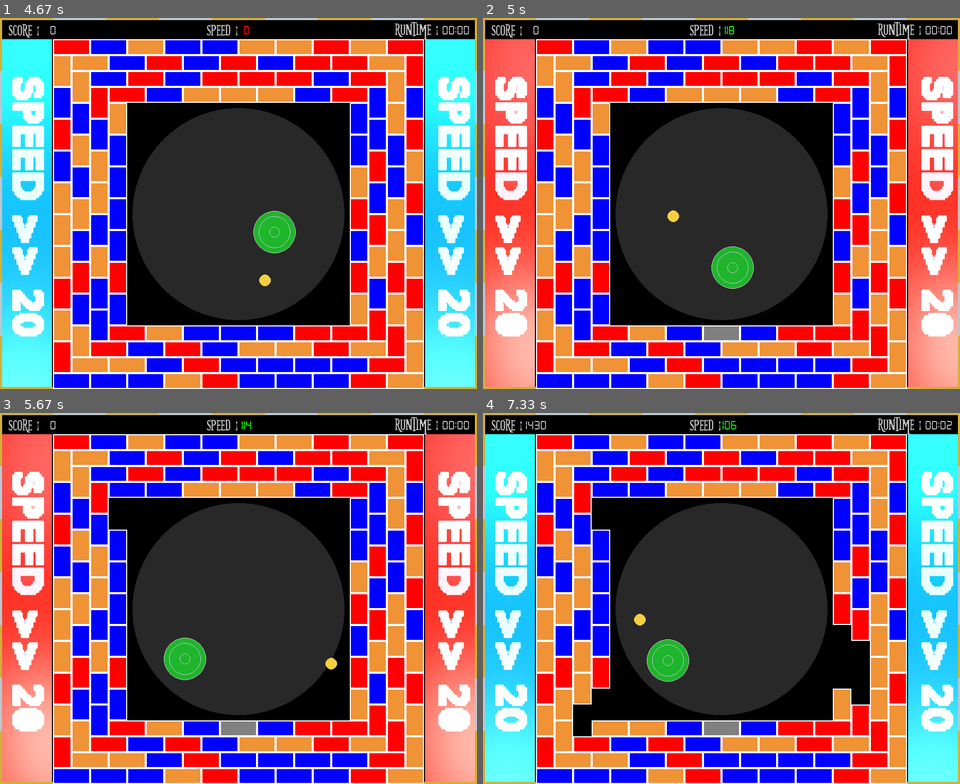
Above: before the commit, frames 1-4 (two rows, left to right).
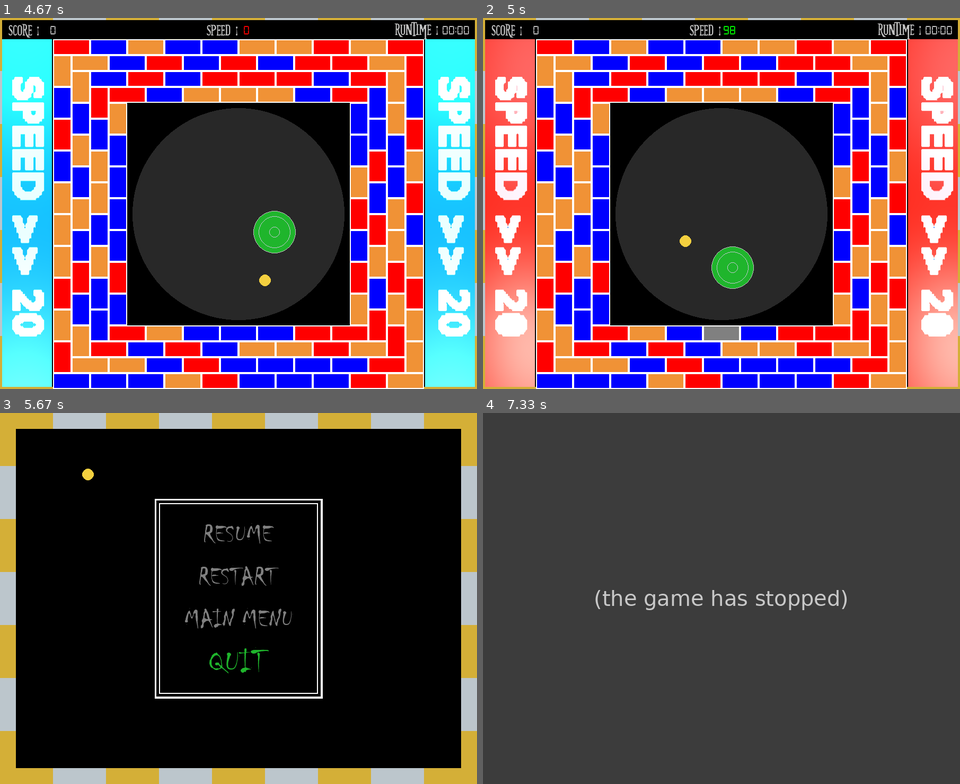
Above: after the commit, the same moments.

Repository: thealphadollar/brkout
Game: pygame game, started from main.py
The game is run twice, just before and just after one commit, with the same random seed, the same clock (stepped at 60 frames per second) and the same inputs.
Inputs:
- Up to frame 1 (4.67 s): tap Enter at 0.33 s; hold Right 0.67-1.13 s; hold Up 1.17-1.47 s; hold Right 1.5-1.97 s; hold Left 2-2.53 s; hold Down 2.57-2.87 s; hold Left 2.9-3.3 s; hold Up 3.33-3.7 s; hold Right 3.73-4.37 s; hold Down from 4.4 s (still down)
- Up to frame 2 (5 s): release Down at 4.77 s; hold Left from 4.8 s (still down)
- Up to frame 3 (5.67 s): release Left at 5.27 s; tap Space at 5.3 s; hold Up from 5.63 s (still down)
- Up to frame 4 (7.33 s): release Up at 5.93 s; hold Down 5.97-6.27 s; tap Enter at 6.3 s

Frame 1 is identical in both runs. In frame 2, 0.2% of the frame differs, in the area x 38-53%, y 2-62%; in frame 3, 89%, in the area x 0-100%, y 0-100%; in frame 4, 82%.
After the commit the program exited at 6.98 s; later frames show no game.

Commit message:
pause_screen add (#14) update credits screen
* Add pause screen
* Update game constants

Diff:
--- a/constants.py
+++ b/constants.py
@@ -37,7 +37,7 @@
 ball_radius = 11
 menu_ball_speed = 15
 main_ball_speed = 0
-MAX_BALL_SPEED = 12
+MAX_BALL_SPEED = 10
 ball_mass = 5
 friction = .005
 
@@ -51,6 +51,8 @@
 credits_name = pygame.font.Font(os.path.join(assets_directory, 'Halo3.ttf'), 55)
 main_screen_text = pygame.font.Font(os.path.join(assets_directory, 'FutureTimeSplittersupdate.otf'), 36)
 main_screen_number = pygame.font.Font(os.path.join(assets_directory, 'digital-7.ttf'), 25)
+pause_text = pygame.font.Font(os.path.join(assets_directory, 'chiller.ttf'), 50)
+pause_text_s = pygame.font.Font(os.path.join(assets_directory, 'chiller.ttf'), 65)
 
 # music files
 
@@ -84,3 +86,5 @@
 striker_colors = [green, red, magenta, blue]
 brick_colors = [pure_red, credit_orange, pure_blue]
 color_option_palette = [[green, light_green], [red, light_red], [magenta, light_magenta], [blue, light_blue]]
+pause_col = grey
+pause_sel_col = green
--- a/global_objects.py
+++ b/global_objects.py
@@ -67,6 +67,23 @@
                 self.angle = math.pi - self.angle
             elif (self.y > scr_height/2 + 40 - self.radius) and (self.y < scr_height/2 + 40 - self.radius + 15):
                 self.y = scr_height/2 + 40 - self.radius
+                self.angle = math.pi - self.angle
+
+    def check_collide_options(self):
+        if (self.y < scr_height/2 + 188 + self.radius) and (self.y > scr_height/2 -188 - self.radius):
+            if (self.x < scr_width/2 + 158 + self.radius) and (self.x > scr_width/2 + 158 + self.radius - 15):
+                self.x = scr_width/2 + 158 + self.radius
+                self.angle = -self.angle
+            elif (self.x > scr_width/2 - 158 - self.radius) and (self.x < scr_width/2 - 158 - self.radius + 15):
+                self.x = scr_width/2 - 158 - self.radius
+                self.angle = -self.angle
+
+        if (self.x < scr_width/2 + 158 + self.radius) and (self.x > scr_width/2 - 158 - self.radius):
+            if (self.y < scr_height/2 + 188 + self.radius) and (self.y > scr_height/2 + 188 + self.radius - 15):
+                self.y = scr_height/2 + 188 + self.radius
+                self.angle = math.pi - self.angle
+            elif (self.y > scr_height/2 - 188 - self.radius) and (self.y < scr_height/2 -188 - self.radius + 15):
+                self.y = scr_height/2 -188 - self.radius
                 self.angle = math.pi - self.angle
 
     # checks collision with game boundary
@@ -300,6 +317,8 @@
         return did_collide
 
     def update(self,speed):
+        if speed <= 3:
+            return 0
         self.brick_value -= 1
         if self.brick_value == 0:
             self.kill()
--- a/main.py
+++ b/main.py
@@ -3,6 +3,7 @@
 from global_funcs import *
 from global_objects import *
 from constants import *
+from pause_screen import *
 import os
 
 # function to initialise pygame
@@ -11,7 +12,7 @@
 def init():
 
     global screen, clock, flip_image, score, seconds_first, seconds_second, minutes_first, minutes_second, \
-        count_to_seconds, ball, striker, time_count, score_time, hit_count, brick_point
+        count_to_seconds, ball, striker, time_count, score_time, hit_count, brick_point, choice, bricks
 
     hit_count = 0  # stores number of bricks hit
     brick_point = 0  # stores the score accumulated by hitting brick
@@ -24,6 +25,7 @@
     count_to_seconds = 0
     score = 0
     flip_image = 0
+    choice = 0 # for the pause option
 
     # initialising sound system
     pygame.mixer.pre_init(44100, -16, 2, 2048)
@@ -39,8 +41,12 @@
     # initialising time
     clock = pygame.time.Clock()
 
-
-# function to show time
+    # initialising bricks
+    bricks = pygame.sprite.Group()
+    add_to_group()
+
+
+
 
 def add_to_group():
     y=0
@@ -78,13 +84,14 @@
         x+=1
 
 
+# function to show time
 def show_time(start_timer):
     global count_to_seconds, seconds_second, seconds_first, minutes_first, minutes_second
 
     if start_timer:
         count_to_seconds += 1
 
-    if count_to_seconds == 60:
+    if count_to_seconds == FPS:
         seconds_first += 1
         count_to_seconds = 0
     if seconds_first == 10:
@@ -136,9 +143,9 @@
 def show_speed(ball):
 
     disp_text(screen, "speed :", (scr_width/2 - 30, 21), main_screen_text, silver)
-    if (ball.speed * 10) > 80:
+    if (ball.speed * 10) > 70:
         disp_text(screen, str(int(ball.speed * 10)), (scr_width/2 + 15, 21), main_screen_number, pure_green)
-    elif (ball.speed * 10) > 20:
+    elif (ball.speed * 10) > 30:
         disp_text(screen, str(int(ball.speed * 10)), (scr_width / 2 + 15, 21), main_screen_number, yellow)
     else:
         disp_text(screen, str(int(ball.speed * 10)), (scr_width / 2 + 15, 21), main_screen_number, pure_red)
@@ -154,7 +161,8 @@
         else:
             did_collide = br.check_ver_coll(ball)
         if did_collide:
-            hit_count += 1
+            if ball.speed > 3:
+                hit_count += 1
             brick_point += br.update(ball.speed)
 
 def render_field():
@@ -188,13 +196,15 @@
 
 def events():
     # getting in events
+    global choice
     for event in pygame.event.get():
 
         if event.type == pygame.KEYDOWN:
             # pausing the game
             if event.key == pygame.K_SPACE or event.key == pygame.K_ESCAPE:
-                #pause_game() function to add pause game
-                pass
+                #pause_game() function
+                choice = pause_game(screen,clock)
+
         # quitting the game
         if event.type == pygame.QUIT:
             os._exit(0)
@@ -215,7 +225,7 @@
         striker.y_velocity = 0
 
 def gameloop(striker_color):
-    global screen, clock, ball, striker
+    global screen, clock, ball, striker, choice
     start_time = False
 
     while True:
@@ -223,11 +233,15 @@
         # time passed
         delta_time = clock.get_time() / 10
 
-       #drawing the game field
+        # drawing the game field
         render_field()
 
         # getting the events
         events()
+
+        # returning pause options if it is not resume
+        if choice:
+            return choice + 1
 
         # updating elements
         striker.update(delta_time)
@@ -243,6 +257,7 @@
         else:
             ball.collision_striker(striker)
 
+        # checking winning
         if ball.check_escape():
             temp_time = pygame.time.get_ticks()
             while pygame.time.get_ticks() - temp_time < 400:
@@ -252,34 +267,57 @@
         # rendering various elements
         striker.draw(screen, striker_color)
         ball.draw(screen)
-        # show bricks
+
+        # drawing bricks
         for br in bricks:
             br.draw23(screen)
 
         # show time function
         show_time(start_time)
+
         # show score
         show_score(start_time)
+
         # show speed
         show_speed(ball)
+
+        # check loosing
         if ball.speed == 0 and start_time:
             temp_time = pygame.time.get_ticks()
             while pygame.time.get_ticks() - temp_time < 400:
                 pass
             return 0
+
+        # flipping
         pygame.display.update()
         clock.tick(FPS)
-
-bricks = pygame.sprite.Group()
-add_to_group()
 
 if __name__ == "__main__":
 
     while True:
         init()  # used to initialise the pygame module
         choice, color_choice = menu_screen(screen, clock)
+
+        # if the player presses "Let's Escape"
         if choice == 0:
             end_choice = gameloop(striker_colors[color_choice])
-            os._exit(0)
+            # As long as player presses restart
+            while end_choice == 2:
+                init()
+                end_choice = gameloop(striker_colors[color_choice])
+
+            # if the player looses
+            if end_choice == 0:
+                os._exit(0)
+
+            # if the player wins
+            elif end_choice == 1:
+                os._exit(0)
+
+            # if the player presses "Main Menu"
+            elif end_choice == 3:
+                pass
+
+        # if the player presses "I m scared"
         elif choice == 1:
             credits_screen(screen, clock)
--- /dev/null
+++ b/pause_screen.py
@@ -0,0 +1,87 @@
+from start_screen import *
+from global_funcs import *
+from global_objects import *
+from constants import *
+import pygame
+import os
+
+def pause_game(screen,clock):
+    oldtime = pygame.time.get_ticks()
+    pause_ball = Ball(130,140) # Initializing pause_ball
+    option = 0
+    # Giving a delay of 200 ms
+    while pygame.time.get_ticks() - oldtime < 200:
+        pass
+
+    oldtime = pygame.time.get_ticks()
+    while True:
+        clock.tick(FPS)
+
+        newtime = pygame.time.get_ticks()
+        delta_time = (newtime - oldtime)/10
+        oldtime = newtime
+
+        # checking events
+        for event in pygame.event.get():
+            if event.type == pygame.QUIT :
+                os._exit(0)
+
+            if event.type == pygame.KEYDOWN and  event.key == pygame.K_ESCAPE:
+                return
+
+            if event.type == pygame.KEYDOWN and event.key == pygame.K_UP:
+                option += 3
+                option %= 4
+
+            if event.type == pygame.KEYDOWN and event.key == pygame.K_DOWN:
+                option += 1
+                option %= 4
+
+            if event.type == pygame.KEYDOWN and  event.key == pygame.K_RETURN:
+                if option == 0:
+                    return 0
+                if option == 1:
+                    return 1
+                if option == 2:
+                    return 2
+                if option == 3:
+                    os._exit(0)
+
+        # ball updation
+        pause_ball.menu_screen_move(delta_time)
+        pause_ball.check_collide_wall()
+        pause_ball.check_collide_options()
+
+        # display update
+        screen.fill(black)
+        draw_walls(screen, 100, 30)
+
+        # displaying highlighted options
+        if option == 0:
+            disp_text(screen, "RESUME",(scr_width / 2, scr_height/2 - 120), pause_text_s, pause_sel_col)
+        else:
+            disp_text(screen, "RESUME",(scr_width / 2, scr_height/2 - 120), pause_text, pause_col)
+        if option == 1:
+            disp_text(screen, "RESTART",(scr_width / 2, scr_height/2 - 40), pause_text_s, pause_sel_col)
+        else:
+            disp_text(screen, "RESTART",(scr_width / 2, scr_height/2 - 40), pause_text, pause_col)
+        if option == 2:
+            disp_text(screen, "MAIN MENU",(scr_width / 2, scr_height/2 + 40), pause_text_s, pause_sel_col)
+        else:
+            disp_text(screen, "MAIN MENU",(scr_width / 2, scr_height/2 + 40), pause_text, pause_col)
+        if option == 3:
+            disp_text(screen, "QUIT",(scr_width / 2, scr_height/2 + 120), pause_text_s, pause_sel_col)
+        else:
+            disp_text(screen, "QUIT",(scr_width / 2, scr_height/2 + 120), pause_text, pause_col)
+
+        # drawing a box
+        pygame.draw.rect(screen, white, (scr_width/2 - 150, scr_height/2 - 180, 300, 360), 2)
+        pygame.draw.rect(screen, white, (scr_width/2 - 158, scr_height/2 - 188, 316, 376), 3)
+        pygame.draw.aaline(screen, white, (scr_width/2 - 158, scr_height/2 - 188), (scr_width/2 + 158, scr_height/2 - 188), 1)
+        pygame.draw.aaline(screen, white, (scr_width/2 - 158, scr_height/2 - 188), (scr_width/2 - 158, scr_height/2 + 188), 1)
+        pygame.draw.aaline(screen, white, (scr_width/2 + 158, scr_height/2 + 188), (scr_width/2 - 158, scr_height/2 + 188), 1)
+        pygame.draw.aaline(screen, white, (scr_width/2 + 158, scr_height/2 + 188), (scr_width/2 + 158, scr_height/2 - 188), 1)
+
+        #draw ball
+        pause_ball.draw(screen)
+        pygame.display.update()
